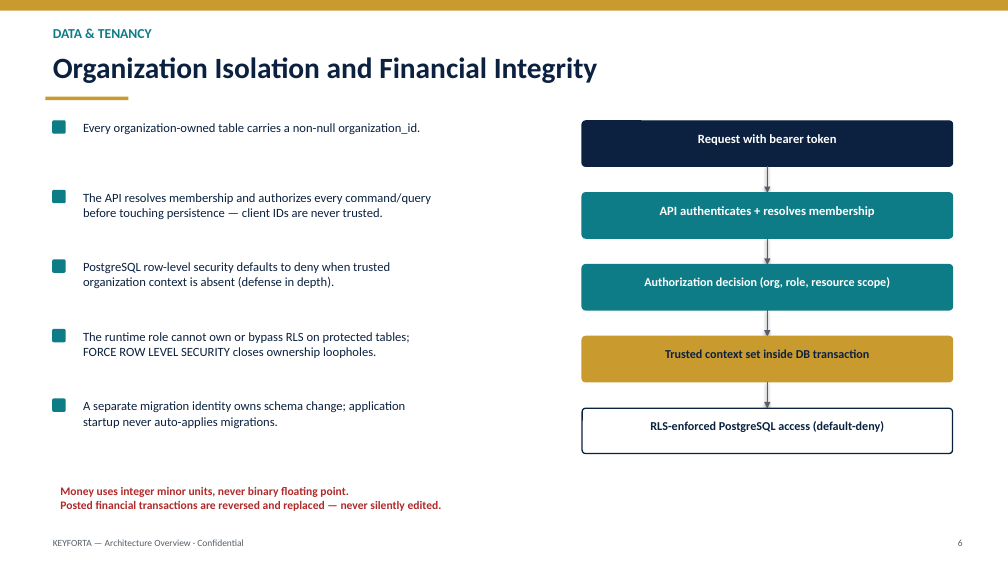
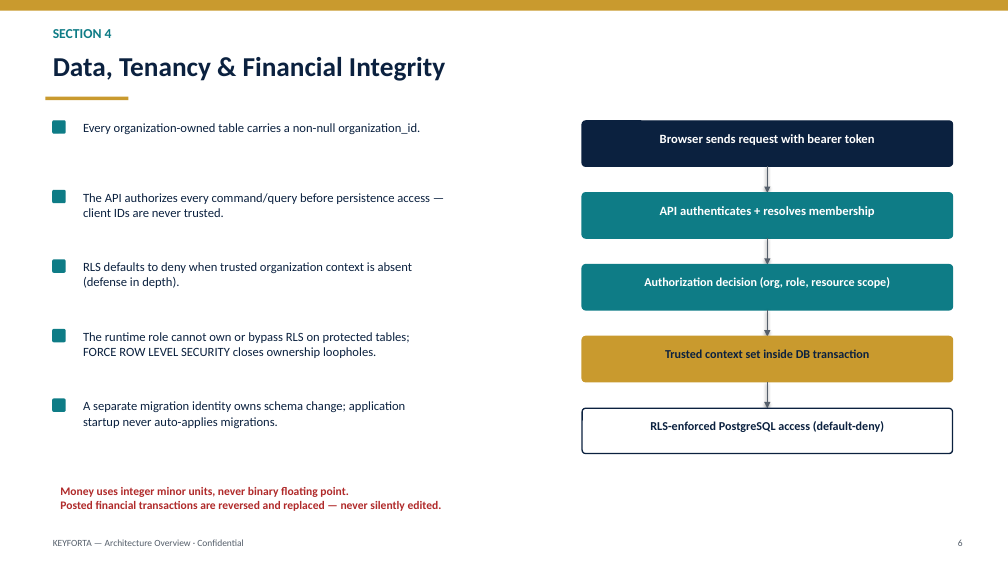
Before and after one commit to keyforta/keyforta-property, a slide deck: slide 6 of docs/architecture/presentations/keyforta-architecture-overview.pptx. Drawn at 1008x567 pixels with LibreOffice and Linux fonts; fonts in the diff are those of the drawing. Boxes give left, top, right and bottom in pixels: in the first picture for what was removed or moved away, otherwise in the second. Text is boxed around its words. In the diff, an @@ line names an element or a change of style, - is before the commit and + after.

```diff
--- a/docs/architecture/presentations/keyforta-architecture-overview.pptx
+++ b/docs/architecture/presentations/keyforta-architecture-overview.pptx
@@ text at box(53, 29, 112, 38): text changed @@
-DATA & TENANCY
+SECTION 4
@@ text at box(53, 57, 445, 81): text changed; size 28 to 26 pt @@
-Organization Isolation and Financial Integrity
+Data, Tenancy & Financial Integrity
@@ text at box(660, 134, 875, 145): text changed @@
-Request with bearer token
+Browser sends request with bearer token
@@ text at box(83, 193, 430, 217): text changed @@
-The API resolves membership and authorizes every command/query
-before touching persistence — client IDs are never trusted.
+The API authorizes every command/query before persistence access —
+client IDs are never trusted.
@@ text at box(83, 262, 412, 288): text changed @@
-PostgreSQL row-level security defaults to deny when trusted
-organization context is absent (defense in depth).
+RLS defaults to deny when trusted organization context is absent
+(defense in depth).
```
Also in this commit, not shown: 9 other slides changed, 3 slides added, 1 other file.
